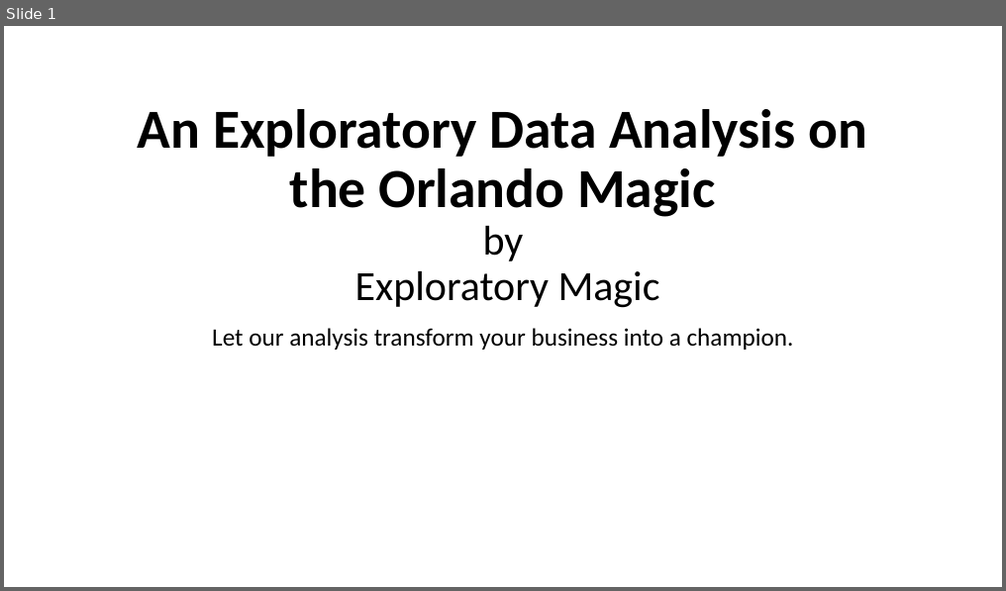
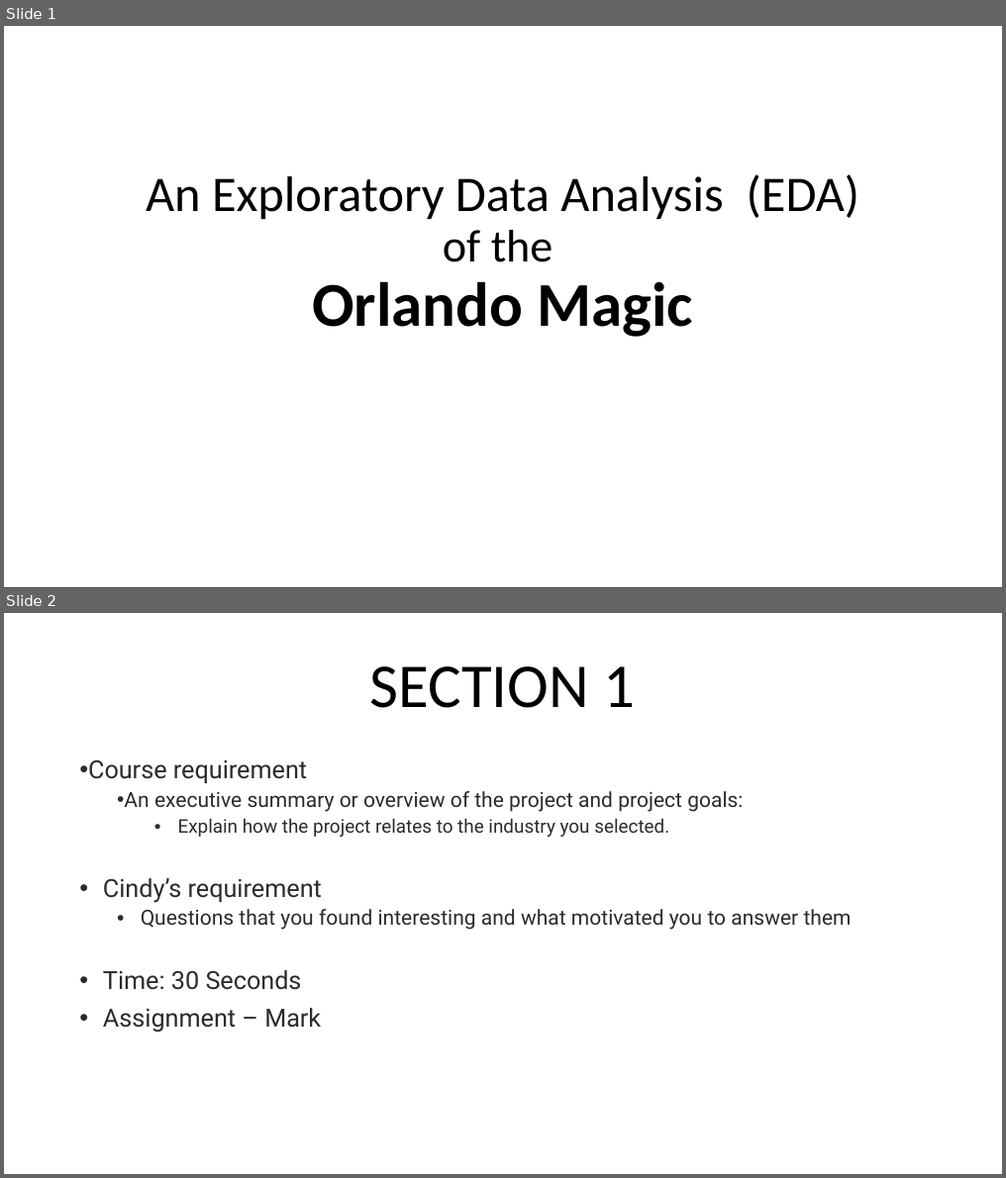
Before and after one commit to CandaceDoesData/Group_Project_1, a slide deck: mm_Group3_Project_1_Presentation.pptx. Shown one above the other, each under a label of ours: slide 1 before the commit, slides 1 and 2 after it. The pictures are 1006x591 and 1006x1178 pixels, drawn with LibreOffice and Linux fonts; fonts in the diff are those of the drawing. Boxes give left, top, right and bottom in pixels: in the first picture for what was removed or moved away, otherwise in the second. Text is boxed around its words. In the diff, an @@ line names an element or a change of style, - is before the commit and + after.

```diff
--- a/mm_Group3_Project_1_Presentation.pptx
+++ b/mm_Group3_Project_1_Presentation.pptx
@@ slide 2 added at (4, 613, 1002, 1174), background #FFFFFF @@
@@ title added at (369, 666, 635, 708), 60 pt, text #000000 @@
+SECTION 1
@@ text added at (88, 761, 851, 1033), 20 pt, text #2B2B2B @@
+• Course requirement
+  • An executive summary or overview of the project and project goals:
+    • Explain how the project relates to the industry you selected.
+• Cindy’s requirement
+  • Questions that you found interesting and what motivated you to answer them
+• Time: 30 Seconds
+• Assignment – Mark
@@ slide 1 changed as well @@
@@ title "An Exploratory Data Analysis (EDA) ..." at (146, 174, 860, 337): vertical alignment bottom to middle @@
@@ title at (146, 174, 860, 337): text changed; size 53 to 48 pt; bold off @@
-An Exploratory Data Analysis on the Orlando Magic
-by
-Exploratory Magic
+An Exploratory Data Analysis (EDA)
+of the
+Orlando Magic
@@ subtitle removed at (212, 328, 794, 350) @@
-Let our analysis transform your business into a champion.
```
Also in this commit, not shown: 29 other slides added, 3 slides removed.
